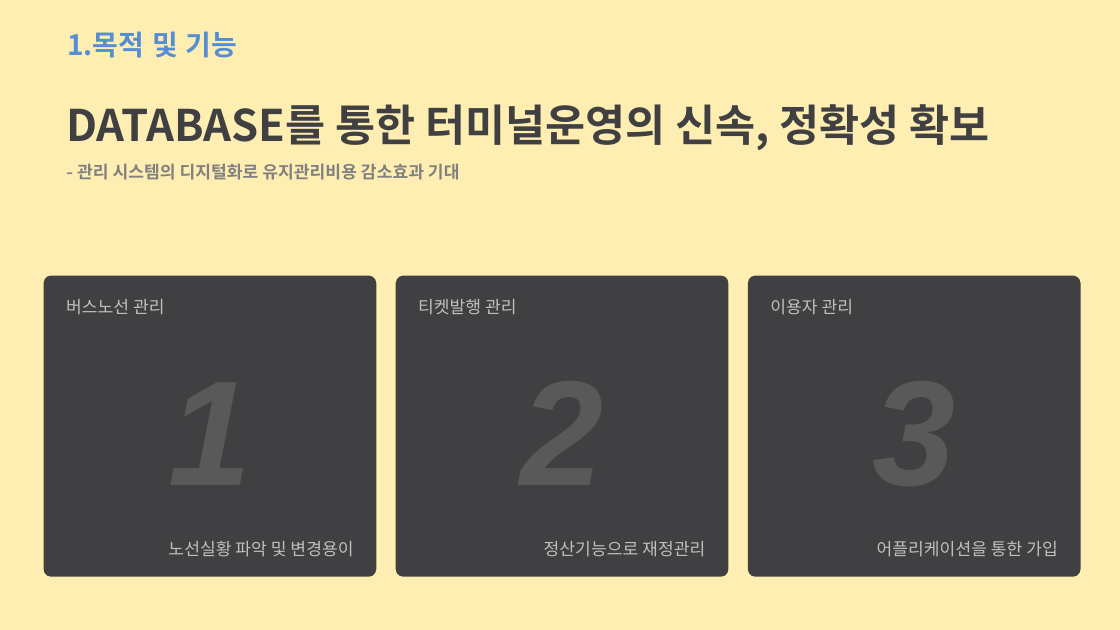
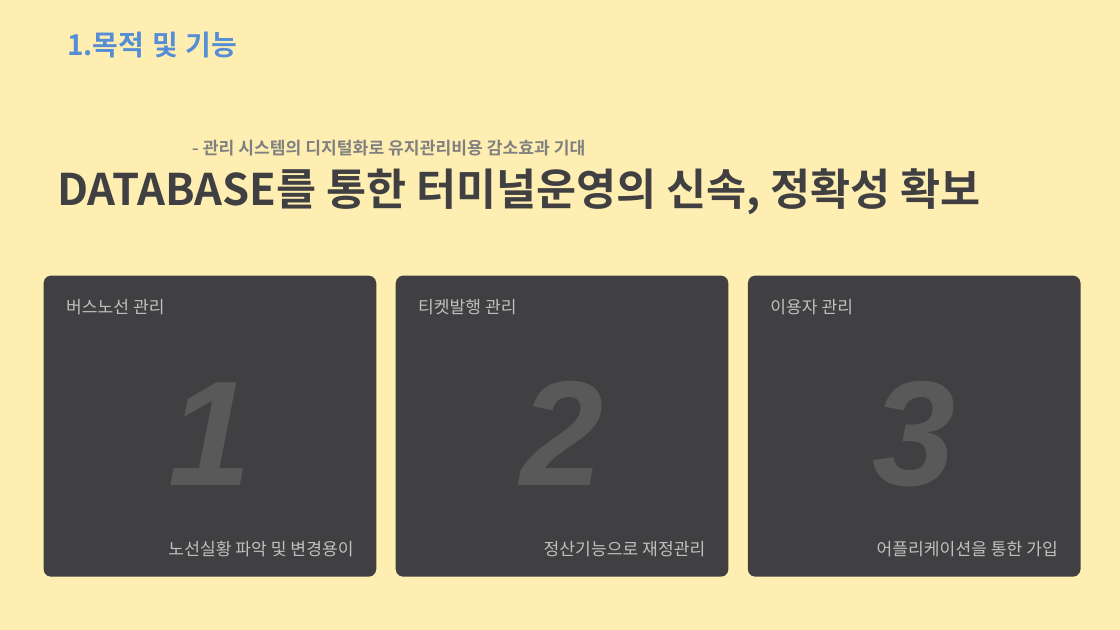
Before and after one commit to SwaKim/Tayo, a slide deck: slide 3 of Tayo Application.pptx. Drawn at 1120x630 pixels with LibreOffice and Linux fonts; fonts in the diff are those of the drawing; background and template pictures are left out. Boxes give left, top, right and bottom in pixels: in the first picture for what was removed or moved away, otherwise in the second. Text is boxed around its words. In the diff, an @@ line names an element or a change of style, - is before the commit and + after.

```diff
--- a/Tayo Application.pptx
+++ b/Tayo Application.pptx
@@ text "DATABASE를 통한 터미널운영의 신속, 정확성 ...": place and size @@
-text "DATABASE를 통한 터미널운영의 신속, 정확성 ..." at (66, 104, 989, 150)
+text "DATABASE를 통한 터미널운영의 신속, 정확성 ..." at (57, 168, 980, 214)
@@ text "- 관리 시스템의 디지털화로 유지관리비용 ...": place and size @@
-text "- 관리 시스템의 디지털화로 유지관리비용 ..." at (77, 163, 460, 180)
+text "- 관리 시스템의 디지털화로 유지관리비용 ..." at (203, 139, 586, 156)
```
Also in this commit, not shown: 3 other slides changed, 4 other files.
